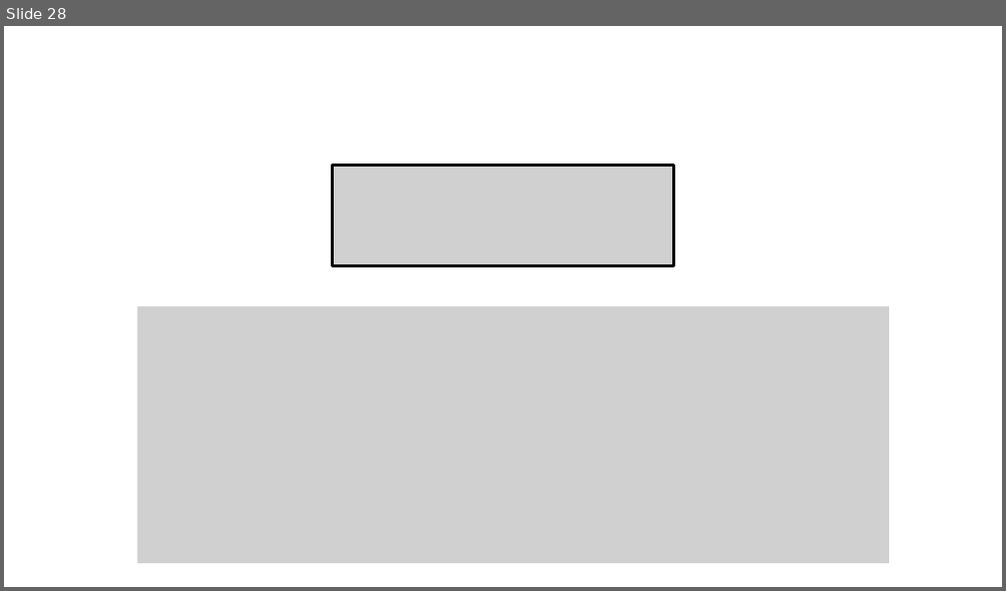
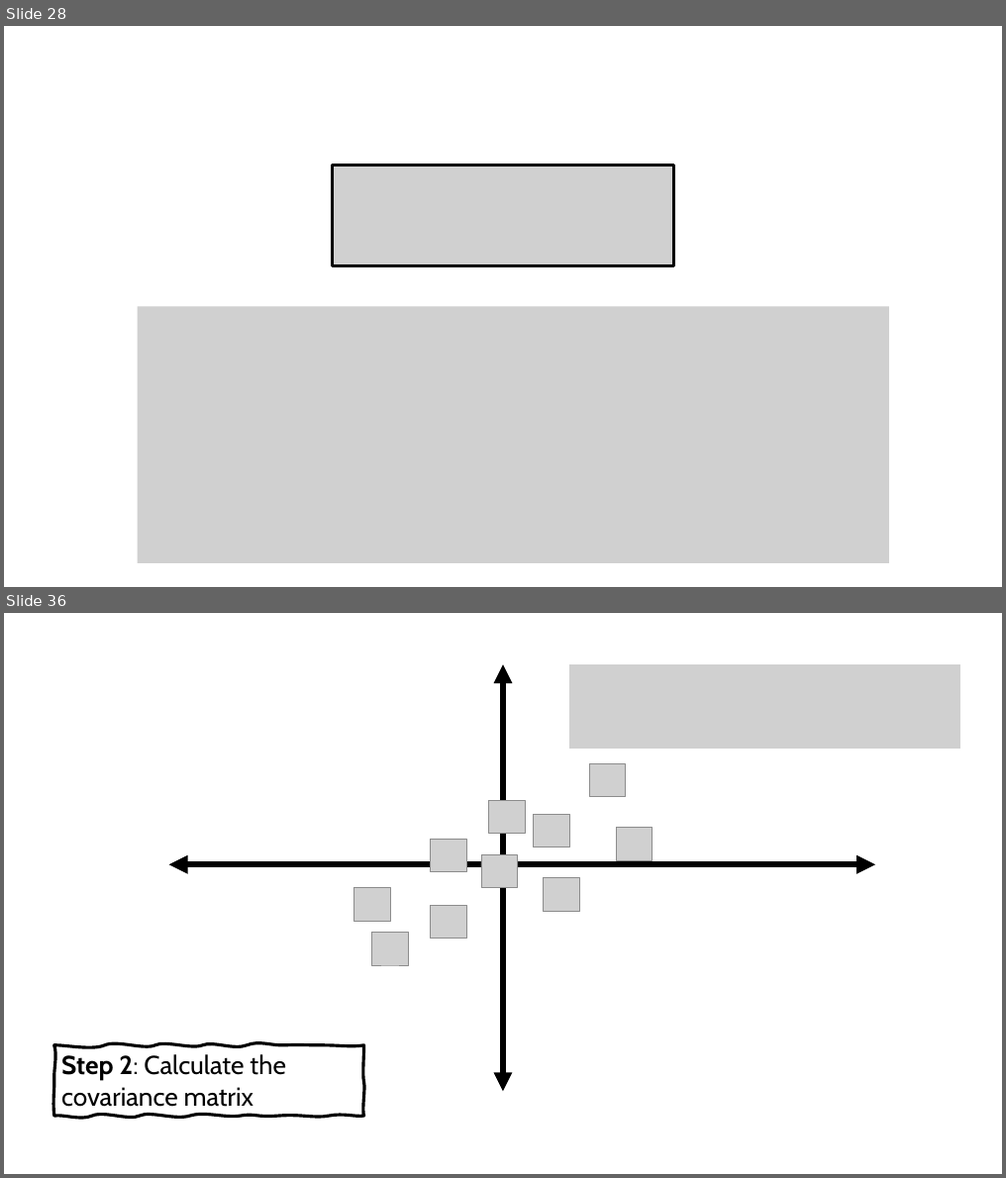
Before and after one commit to robitussin/CCADMACL, a slide deck: 7 - Principal Component Analysis/Principal Component Analysis (Math).pptx. Shown one above the other, each under a label of ours: slide 28 before the commit, slides 28 and 36 after it; the slides between them are not shown. The pictures are 1006x591 and 1006x1178 pixels, drawn with LibreOffice and Linux fonts; fonts in the diff are those of the drawing; grey boxes stand for pictures. Boxes give left, top, right and bottom in pixels: in the first picture for what was removed or moved away, otherwise in the second. Text is boxed around its words. In the diff, an @@ line names an element or a change of style, - is before the commit and + after.

```diff
--- a/7 - Principal Component Analysis/Principal Component Analysis (Math).pptx
+++ b/7 - Principal Component Analysis/Principal Component Analysis (Math).pptx
@@ slide 36 added at (4, 613, 1002, 1174), background #FFFFFF @@
@@ double arrow added from (503, 1091) to (503, 664), #000000 6 pt @@
@@ picture added at (570, 664, 960, 749) @@
@@ group added at (353, 764, 653, 965): 10 pictures @@
@@ double arrow added from (168, 864) to (875, 864), #000000 6 pt @@
@@ freeform shape added at (54, 1046, 364, 1116), outline #000000 3 pt, 25 pt, text #000000 @@
+Step 2: Calculate the covariance matrix
```
Also in this commit, not shown: 1 slide changed, 6 other slides added.
